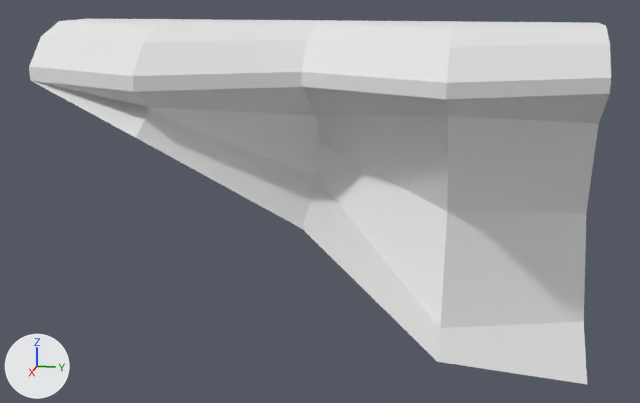
The OBJ model Assets/MapEditor/modular_terrain_collection/Cliff_Terrain_Hill_Base_Top_Joined_Sharp.obj as it was, and as the next commit left it.
The view is the same before and after, from a 50 mm lens placed at (2.94, 0.15, 1.34), pointed at (-0.13, -0.46, 0.57). Every picture has the same lights, and +X, +Y and +Z are marked at lower left. Where no turn or scale is listed for an object, it has been applied to the vertices.
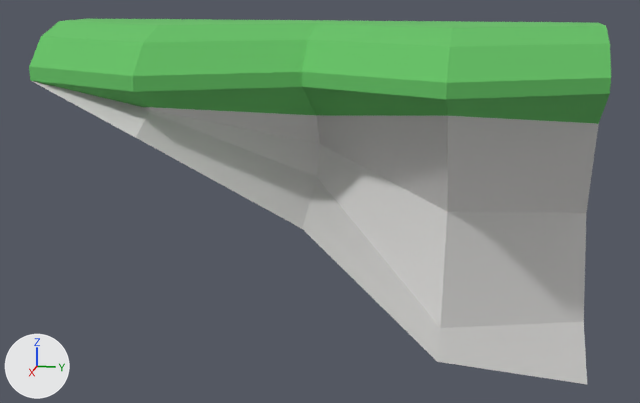
Pixel boxes (x1, y1, x2, y2) of what changed, in the pictures (640 x 403 px):
'object1', recoloured
    both: (29, 19, 611, 384)

Edits to the bpy script that builds the scene:
```text
Change mat_grass:
    mat_grass.base_color: (0.8, 0.8, 0.8) -> (0.133, 0.545, 0.133)  # white #e7e7e7 -> green #66c366
Change mat_rock:
    mat_rock.base_color: (0.8, 0.8, 0.8) -> (0.631, 0.624, 0.612)  # white #e7e7e7 -> light grey #d0cfcd
```
